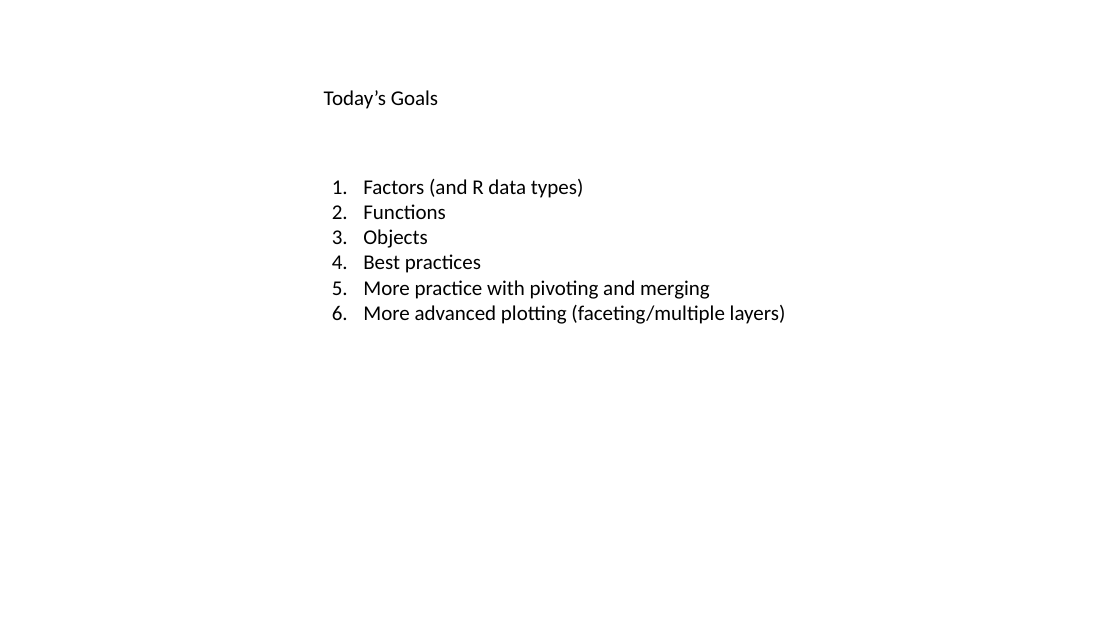
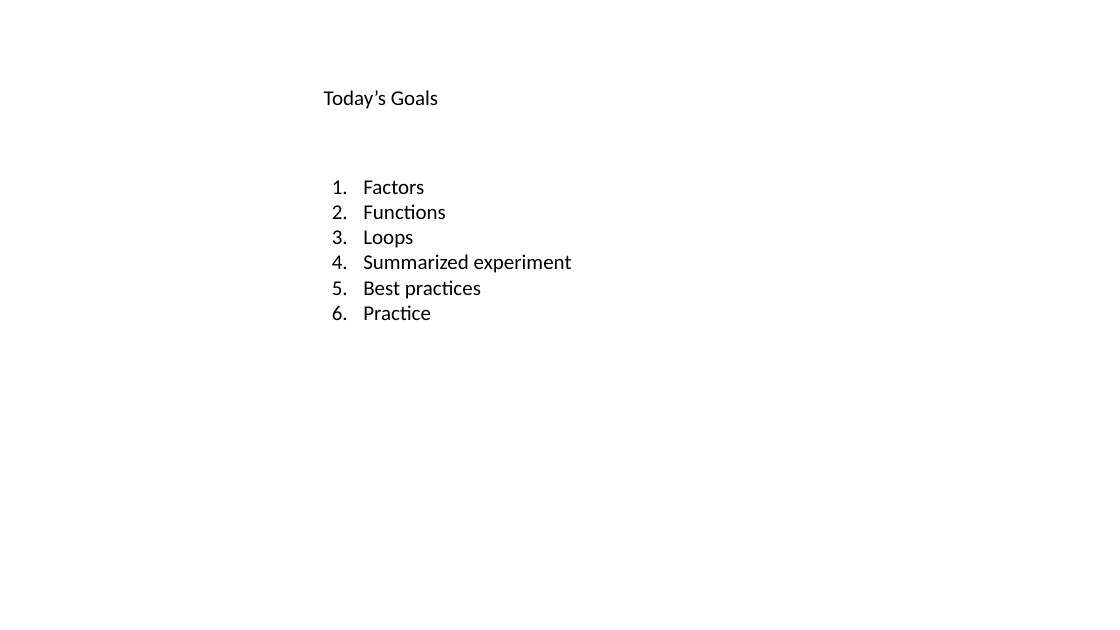
Before and after one commit to jraab/GNET749_RNAseq, a slide deck: slide 3 of lectures/2023_GNET749_Lecture3.pptx (slide 4 before the commit). Drawn at 1120x630 pixels with LibreOffice and Linux fonts; fonts in the diff are those of the drawing. Boxes give left, top, right and bottom in pixels: in the first picture for what was removed or moved away, otherwise in the second. Text is boxed around its words. In the diff, an @@ line names an element or a change of style, - is before the commit and + after.

```diff
--- a/lectures/2023_GNET749_Lecture3.pptx
+++ b/lectures/2023_GNET749_Lecture3.pptx
@@ text at <box>363,180,424,194</box>: text changed @@
-1. Factors (and R data types)
+1. Factors
@@ text at <box>363,230,572,273</box>: text changed @@
-3. Objects
+3. Loops
+4. Summarized experiment
@@ text at <box>363,305,431,320</box>: text changed @@
-5. More practice with pivoting and merging
-6. More advanced plotting (faceting/multiple layers)
+6. Practice
```
Also in this commit, not shown: 2 other slides changed, 13 slides added, 3 slides removed, 3 other files.
